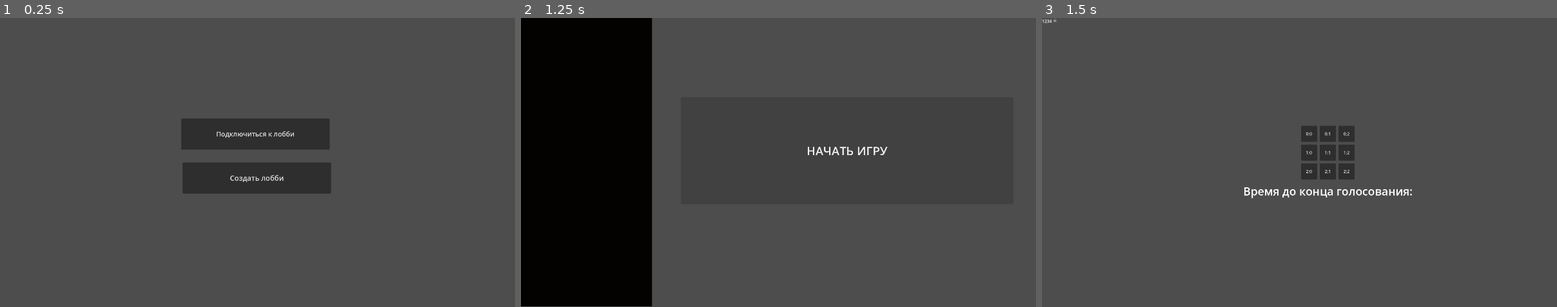
Above: before the commit, frames 1-3 (left to right).
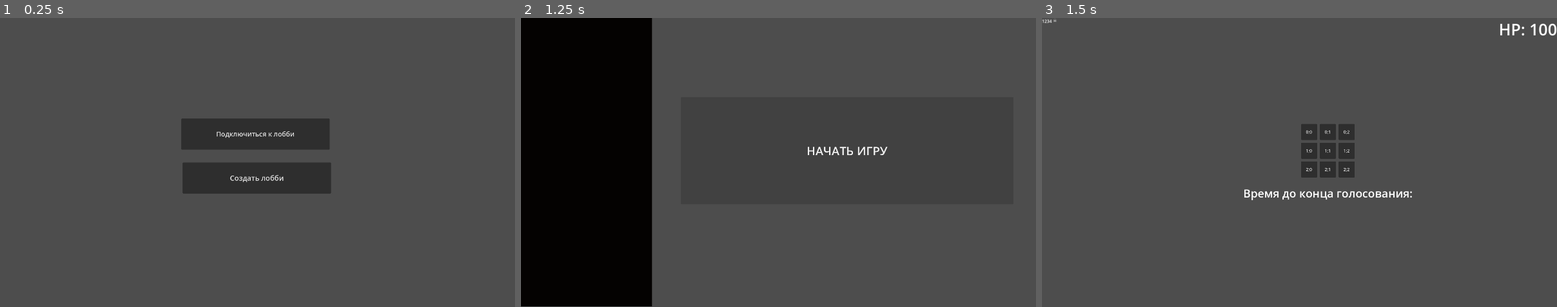
Above: after the commit, the same moments.

Repository: NOIRE-TEAM/United-We-Escape
Game: Godot game, scene res://scenes/gui/menu.tscn
Two runs of this game, one before a commit and one after it. Both use one fixed random seed, a clock stepped at 60 frames per second and the inputs below.
Inputs:
- Up to frame 1 (0.25 s): no input
- Up to frame 2 (1.25 s): click "Подключиться к лобби" at 0.5 s
- Up to frame 3 (1.5 s): click "НАЧАТЬ ИГРУ" at 1.25 s

Frames 1-2 are identical in both runs. In frame 3, 1.1% of the frame differs, in the area x 39-100%, y 2-64%.

Commit message:
Add endings to the game and many more

Diff:
--- a/scenes/game/levels/Game.gd
+++ b/scenes/game/levels/Game.gd
@@ -17,6 +17,10 @@
 			 [0, 0, 0],
 			 [0, 0, 0]]
 
+var traps = level.duplicate(true)
+
+var route = level.duplicate(true)
+
 
 
 var startPosX: int = 0
@@ -29,6 +33,13 @@
 
 var choiceX: int = -1
 var choiceY: int = -1
+
+var HP = 100
+var trapDamage = 50
+var trapsNumber = 3
+var HPLabelConst = "HP: "
+@onready var HPLabel = $VBoxContainer2/HPLabel
+
 
 # Called when the node enters the scene tree for the first time.
 func _ready():
@@ -37,7 +48,36 @@
 	Lobby.player_info.status = "✓"
 	rpc_id(1,"update_info", multiplayer.get_unique_id(), Lobby.player_info)
 	Lobby.player_loaded.rpc_id(1) # Tell the server that this peer has loaded.
+
+	if multiplayer.is_server():
+		add_traps(trapsNumber)
+
+	print(level)
+	print(traps)
+
+	HPLabel.text = HPLabelConst + str(HP)
+
 	get_tree().paused = true
+
+func add_traps(traps_number: int):
+	var placed_ones = 0
+
+	while placed_ones < traps_number:
+		var i = randi() % traps.size()
+		var j = randi() % traps[0].size()
+
+		if traps[i][j] == 0 && (i > 0 || j > 0) && (i < 2 || j < 2):
+			traps[i][j] = 1
+			placed_ones += 1
+
+	for player in Lobby.players:
+		if player == 1:
+			continue
+		rpc_id(player, 'update_traps', traps)
+
+@rpc("any_peer", "call_local", "reliable")
+func update_traps(traps_array):
+	traps = traps_array.duplicate()
 
 func add_label_player(player_id):
 	var label = one_player.instantiate()
@@ -82,12 +122,19 @@
 				button.disabled = false
 			else:
 				button.disabled = true
-				button.set_text("")
+				button.set_text("x")
 
 			if x == posX && y == posY:
-				button.self_modulate = Color(255, 0, 0)
+				button.self_modulate = Color.ORANGE
+
+			elif route[y][x] == 1:
+				button.self_modulate = Color8(144, 238, 144)
+			elif route[y][x] == 2:
+				button.self_modulate = Color.RED
+			elif x == 2 && y == 2:
+				button.self_modulate = Color.CYAN
 			else:
-				button.self_modulate = Color(255, 255, 255)
+				button.self_modulate = Color8(255, 255, 255)
 
 @rpc("any_peer", "call_local", "reliable")
 func unpause_game():
@@ -99,6 +146,9 @@
 		rpc_id(player, "unpause_game")
 
 func _on_choice(y: int, x: int):
+	print(Lobby.players)
+	if Lobby.players[multiplayer.get_unique_id()].status == "✖":
+		return
 	if choiceX != -1:
 		#level[choiceX][choiceY] -= 1
 		for player in Lobby.players:
@@ -109,6 +159,7 @@
 	for player in Lobby.players:
 		rpc_id(player,"update_level", choiceY, choiceX, 1)
 	print(y, "; ", x)
+	print('Traps: ', traps)
 
 func _on_button_1_pressed():
 	_on_choice(0, 0)
@@ -151,6 +202,10 @@
 				max = level[y][x]
 				maxX = x
 				maxY = y
+
+	if route[posY][posX] == 0:
+		route[posY][posX] = 1
+
 	posX = maxX
 	posY = maxY
 	for y in range(0,3):
@@ -158,10 +213,36 @@
 			level[y][x] = 0
 	choiceX = -1
 	choiceY = -1
+
 	$HSplitContainer/VBoxContainer/Label.hide()
-	vote_kick.show()
-	$HSplitContainer/VBoxContainer/MarginContainer/Node2D2.show()
-
+
+	if posX == 2 && posY == 2:
+		for player in Lobby.players:
+			if player == 1:
+				continue
+			rpc_id(player,"load_ending","res://scenes/game/levels/endings/winner.tscn")
+		rpc("load_ending","res://scenes/game/levels/endings/winner.tscn")
+
+	if traps[posY][posX] == 1:
+		route[posY][posX] = 2
+		HP -= trapDamage
+		HPLabel.text = HPLabelConst + str(HP)
+
+		if HP <= 0:
+			for player in Lobby.players:
+				if player == 1:
+					continue
+				rpc_id(player,"load_ending","res://scenes/game/levels/endings/looser.tscn")
+			rpc("load_ending","res://scenes/game/levels/endings/looser.tscn")
+
+		vote_kick.show()
+		$HSplitContainer/VBoxContainer/MarginContainer/Node2D2.show()
+	else:
+		_on_node_2d_2_visibility_changed()
+
+@rpc("any_peer", "call_local", "reliable")
+func load_ending(game_scene_path):
+	get_tree().change_scene_to_file(game_scene_path)
 
 func _on_node_2d_2_visibility_changed():
 	print("changechan")
--- a/scenes/game/levels/Game.tscn
+++ b/scenes/game/levels/Game.tscn
@@ -35,7 +35,7 @@
 [node name="VBoxContainer" type="VBoxContainer" parent="HSplitContainer"]
 layout_mode = 2
 size_flags_vertical = 4
-theme_override_constants/separation = 15
+theme_override_constants/separation = 30
 
 [node name="CenterContainer" type="CenterContainer" parent="HSplitContainer/VBoxContainer"]
 layout_mode = 2
@@ -119,6 +119,21 @@
 layout_mode = 2
 size_flags_vertical = 8
 
+[node name="VBoxContainer2" type="VBoxContainer" parent="."]
+layout_mode = 1
+anchors_preset = 1
+anchor_left = 1.0
+anchor_right = 1.0
+offset_left = -40.0
+offset_bottom = 40.0
+grow_horizontal = 0
+size_flags_horizontal = 3
+
+[node name="HPLabel" type="Label" parent="VBoxContainer2"]
+layout_mode = 2
+theme_override_font_sizes/font_size = 60
+text = "HP: "
+
 [node name="Vote_timer" type="Timer" parent="."]
 wait_time = 10.0
 one_shot = true
--- a/scenes/game/levels/choice/choice_script.gd
+++ b/scenes/game/levels/choice/choice_script.gd
@@ -2,6 +2,7 @@
 
 @onready var timer = $Timer
 @onready var container = $VBoxContainer/HBoxContainer
+@onready var skip_button = $VBoxContainer/Button
 
 var votes = {}
 var buttons = []
@@ -9,7 +10,7 @@
 
 # Called when the node enters the scene tree for the first time.
 func _ready():
-	$VBoxContainer/Player_to_kick.set_text("")
+	$VBoxContainer/Player_to_kick.set_text("Вы попали в ловушку. Хотите кого-то выгнать?")
 	Lobby.player_info.test = 2
 	for child in container.get_children():
 		child.queue_free()
@@ -22,6 +23,8 @@
 		votes[str(player)] = 0
 		button.size_flags_horizontal = Control.SIZE_EXPAND_FILL
 		container.add_child(button)
+	votes[skip_button.text] = 0
+	buttons.append(skip_button)
 	print(votes)
 	#rpc_id(1,"update_info", multiplayer.get_unique_id(), Lobby.player_info.test)
 	#Lobby.player_loaded.rpc_id(1)
@@ -59,11 +62,14 @@
 			max = votes[button.text]
 			kicked_player = button.text
 	if max == 0:
-		$VBoxContainer/Player_to_kick.set_text("Выбранный игрок: никто")
+		$VBoxContainer/Player_to_kick.set_text("Выбор не был сделан")
+	elif kicked_player == skip_button.text:
+		$VBoxContainer/Player_to_kick.set_text("Игроки выбрали пропустить голосование")
 	else:
 		$VBoxContainer/Player_to_kick.set_text("Выбранный игрок: " + kicked_player)
 		#print(int(kicked_player))
 		Lobby.players[int(kicked_player)].status = "✖"
+	print(votes)
 	$Show_kick_timer.start(3)
 	#rpc_id(1,"update_info", multiplayer.get_unique_id(), Lobby.players)
 
@@ -71,8 +77,12 @@
 func _on_visibility_changed():
 	if visible:
 		timer.start(10)
-		$VBoxContainer/Player_to_kick.set_text("")
+		$VBoxContainer/Player_to_kick.set_text("Вы попали в ловушку. Хотите кого-то выгнать?")
 
 
 func _on_show_kick_timer_timeout():
 	visible = not visible
+
+
+func _on_button_pressed():
+	is_button_pressed(skip_button.text)
--- /dev/null
+++ b/scenes/game/levels/endings/looser.tscn
@@ -0,0 +1,48 @@
+[gd_scene load_steps=2 format=3 uid="uid://ddn6g7wxiytv3"]
+
+[sub_resource type="GDScript" id="GDScript_f0p2j"]
+script/source = "extends Control
+
+
+func _on_button_pressed():
+	get_tree().quit()
+"
+
+[node name="Winner" type="Control"]
+layout_mode = 3
+anchors_preset = 15
+anchor_right = 1.0
+anchor_bottom = 1.0
+grow_horizontal = 2
+grow_vertical = 2
+script = SubResource("GDScript_f0p2j")
+
+[node name="Label" type="Label" parent="."]
+layout_mode = 1
+anchors_preset = 5
+anchor_left = 0.5
+anchor_right = 0.5
+offset_left = -190.0
+offset_right = 190.0
+offset_bottom = 69.0
+grow_horizontal = 2
+theme_override_font_sizes/font_size = 80
+text = "Вы проиграли((("
+
+[node name="Button" type="Button" parent="."]
+layout_mode = 1
+anchors_preset = 8
+anchor_left = 0.5
+anchor_top = 0.5
+anchor_right = 0.5
+anchor_bottom = 0.5
+offset_left = -4.0
+offset_top = -4.0
+offset_right = 4.0
+offset_bottom = 4.0
+grow_horizontal = 2
+grow_vertical = 2
+theme_override_font_sizes/font_size = 50
+text = "Выйти из игры"
+
+[connection signal="pressed" from="Button" to="." method="_on_button_pressed"]
--- /dev/null
+++ b/scenes/game/levels/endings/winner.tscn
@@ -0,0 +1,48 @@
+[gd_scene load_steps=2 format=3 uid="uid://dtf4l3nxfxre6"]
+
+[sub_resource type="GDScript" id="GDScript_f0p2j"]
+script/source = "extends Control
+
+
+func _on_button_pressed():
+	get_tree().quit()
+"
+
+[node name="Winner" type="Control"]
+layout_mode = 3
+anchors_preset = 15
+anchor_right = 1.0
+anchor_bottom = 1.0
+grow_horizontal = 2
+grow_vertical = 2
+script = SubResource("GDScript_f0p2j")
+
+[node name="Label" type="Label" parent="."]
+layout_mode = 1
+anchors_preset = 5
+anchor_left = 0.5
+anchor_right = 0.5
+offset_left = -190.0
+offset_right = 190.0
+offset_bottom = 69.0
+grow_horizontal = 2
+theme_override_font_sizes/font_size = 80
+text = "Вы победили!!!"
+
+[node name="Button" type="Button" parent="."]
+layout_mode = 1
+anchors_preset = 8
+anchor_left = 0.5
+anchor_top = 0.5
+anchor_right = 0.5
+anchor_bottom = 0.5
+offset_left = -4.0
+offset_top = -4.0
+offset_right = 4.0
+offset_bottom = 4.0
+grow_horizontal = 2
+grow_vertical = 2
+theme_override_font_sizes/font_size = 50
+text = "Выйти из игры"
+
+[connection signal="pressed" from="Button" to="." method="_on_button_pressed"]
--- a/scenes/test_choice.tscn
+++ b/scenes/test_choice.tscn
@@ -64,9 +64,15 @@
 size_flags_horizontal = 4
 label_settings = SubResource("LabelSettings_du4hk")
 
+[node name="Button" type="Button" parent="VBoxContainer"]
+layout_mode = 2
+theme_override_font_sizes/font_size = 20
+text = "Пропустить голосование"
+
 [node name="Show_kick_timer" type="Timer" parent="."]
 one_shot = true
 
 [connection signal="visibility_changed" from="." to="." method="_on_visibility_changed"]
 [connection signal="timeout" from="Timer" to="." method="_on_timer_timeout"]
+[connection signal="pressed" from="VBoxContainer/Button" to="." method="_on_button_pressed"]
 [connection signal="timeout" from="Show_kick_timer" to="." method="_on_show_kick_timer_timeout"]
